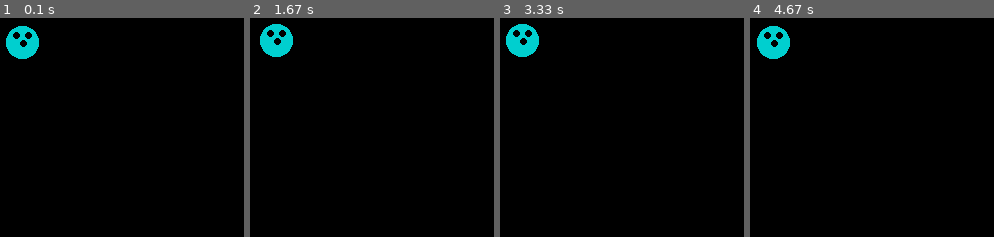
Above: before the commit, frames 1-4 (left to right).
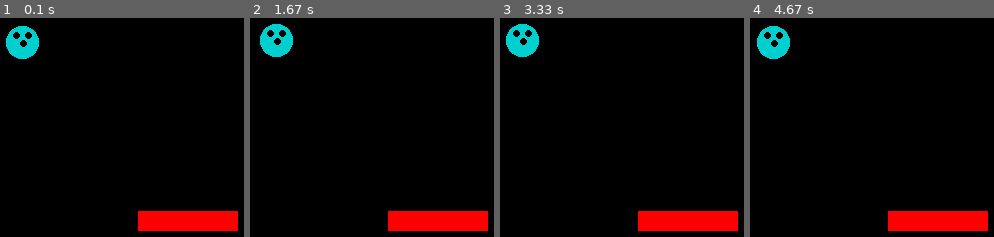
Above: after the commit, the same moments.

Repository: FrankDiMicco/PyGamePractice
Game: pygame game, started from main.py
The game is run twice, just before and just after one commit, with the same random seed, the same clock (stepped at 60 frames per second) and the same inputs.
Inputs:
- Up to frame 1 (0.1 s): no input
- Up to frame 2 (1.67 s): hold Right 0.33-0.8 s; hold Up 0.83-1.13 s; hold Right 1.17-1.63 s
- Up to frame 3 (3.33 s): hold Left 1.67-2.2 s; hold Down 2.23-2.53 s; hold Left 2.57-2.97 s; hold Up from 3 s (still down)
- Up to frame 4 (4.67 s): release Up at 3.37 s; hold Right 3.4-4.03 s; hold Down 4.07-4.43 s; hold Left from 4.47 s (still down)

The runs differ from the first frame. In frame 1, 3.7% of the frame differs, in the area x 56-98%, y 88-98%; in frame 2, 3.7%; in frame 3, 3.7%; in frame 4, 3.7%.

Commit message:
collision and platform added

Diff:
--- a/main.py
+++ b/main.py
@@ -24,6 +24,9 @@
 
 # Movement speed
 movement_speed = .075
+
+# Define the red rectangle platform
+platform = pygame.Rect(200, 250, 100, 20)
 
 running = True
 while running:
@@ -64,11 +67,17 @@
     elif y_pos < 0:
         y_pos = screen_height
 
+    # Check for collision - the "-5" is to prevent premature collision
+    if platform.colliderect(pygame.Rect(x_pos, y_pos, image.get_width()-5, image.get_height()-5)):
+        # Collision occurred
+        print("Collision!")
+
     # Clear the screen
     screen.fill((0, 0, 0))
 
     # Blit the image onto the screen at the updated position
     screen.blit(image, (x_pos, y_pos))
+    platform = pygame.draw.rect(screen, (255,0,0), (200, 250, 100, 20))
 
     # Update the display
     pygame.display.flip()
